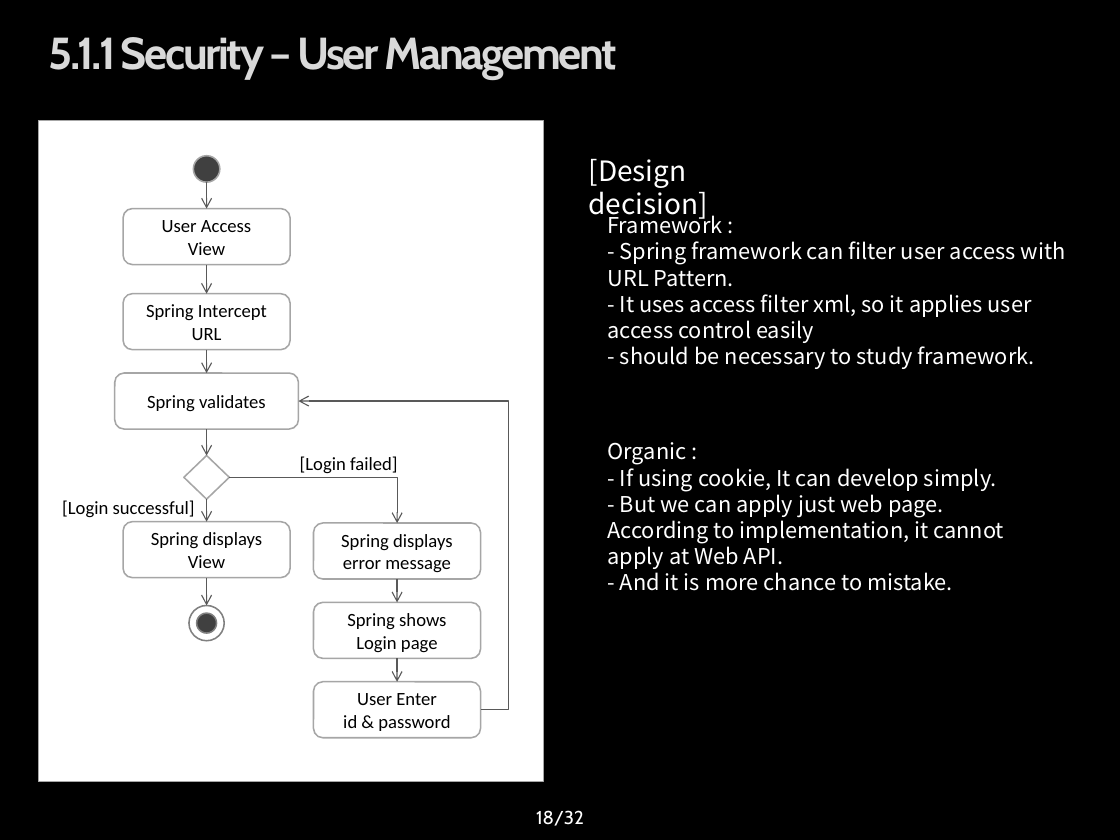
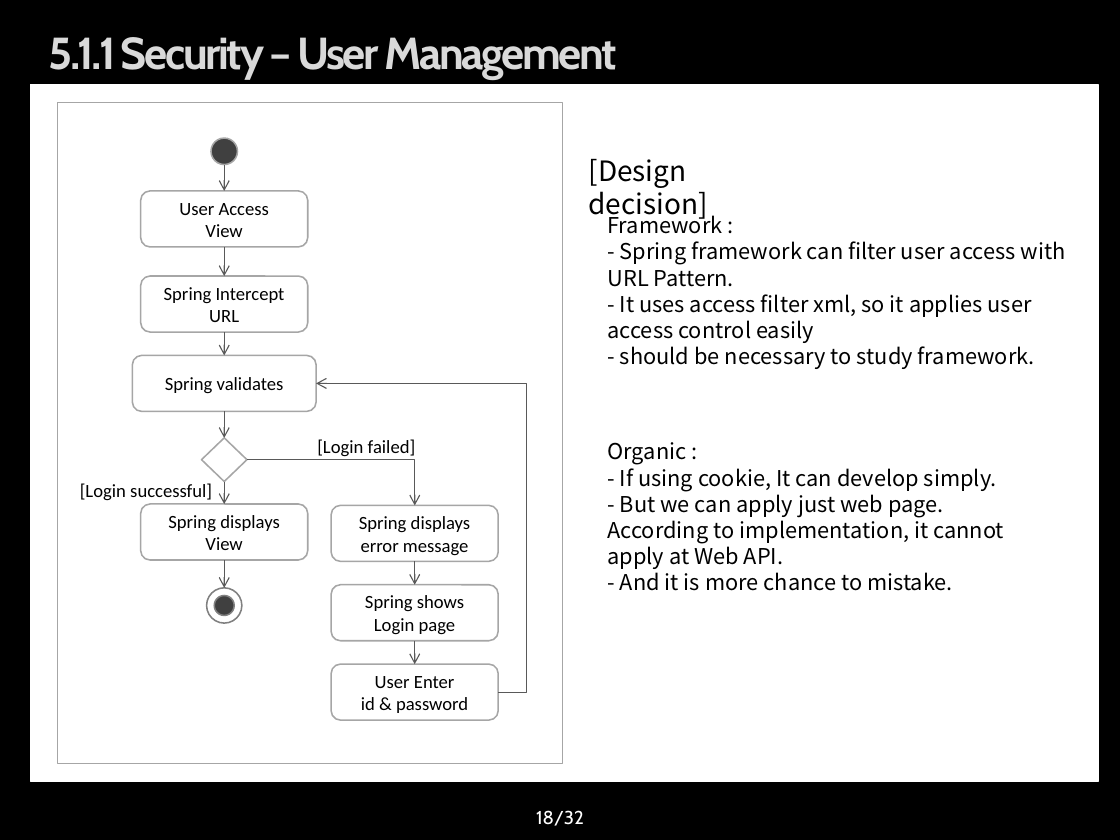
Before and after one commit to youkkwon/smarthome, a slide deck: slide 18 of doc/Docs/IoT System Final Presentation_0624.pptx. Drawn at 1120x840 pixels with LibreOffice and Linux fonts; fonts in the diff are those of the drawing; background and template pictures are left out. Boxes give left, top, right and bottom in pixels: in the first picture for what was removed or moved away, otherwise in the second. Text is boxed around its words. In the diff, an @@ line names an element or a change of style, - is before the commit and + after.

```diff
--- a/doc/Docs/IoT System Final Presentation_0624.pptx
+++ b/doc/Docs/IoT System Final Presentation_0624.pptx
@@ rectangle added at <box>31,85,1099,782</box>, fill #FFFFFF, outline #FFFFFF 0.75 pt @@
@@ 5 rounded rectangles, 4 arrows, 1 rectangle, 1 diamond, 1 elbow arrow: place and size @@
-5 rounded rectangles, 4 arrows, 1 rectangle, 1 diamond, 1 elbow arrow at <box>38,121,543,782</box>
+5 rounded rectangles, 4 arrows, 1 rectangle, 1 diamond, 1 elbow arrow at <box>57,103,562,764</box>
@@ 2 rounded rectangles, 2 arrows: place and size @@
-2 rounded rectangles, 2 arrows at <box>123,208,290,373</box>
+2 rounded rectangles, 2 arrows at <box>141,192,308,355</box>
@@ 2 texts, 2 ellipses, 2 arrows, 1 elbow arrow: place and size @@
-2 texts, 2 ellipses, 2 arrows, 1 elbow arrow at <box>62,156,508,710</box>
+2 texts, 2 ellipses, 2 arrows, 1 elbow arrow at <box>80,138,526,692</box>
@@ text colour #FFFFFF to #000000 in 3 elements at <box>607,212,1066,369</box>, <box>589,158,708,222</box>, <box>607,442,1004,591</box> @@
@@ ellipse: place and size @@
-ellipse at <box>197,613,217,633</box>
+ellipse at <box>214,596,234,616</box>
```
Also in this commit, not shown: 27 other slides changed.
